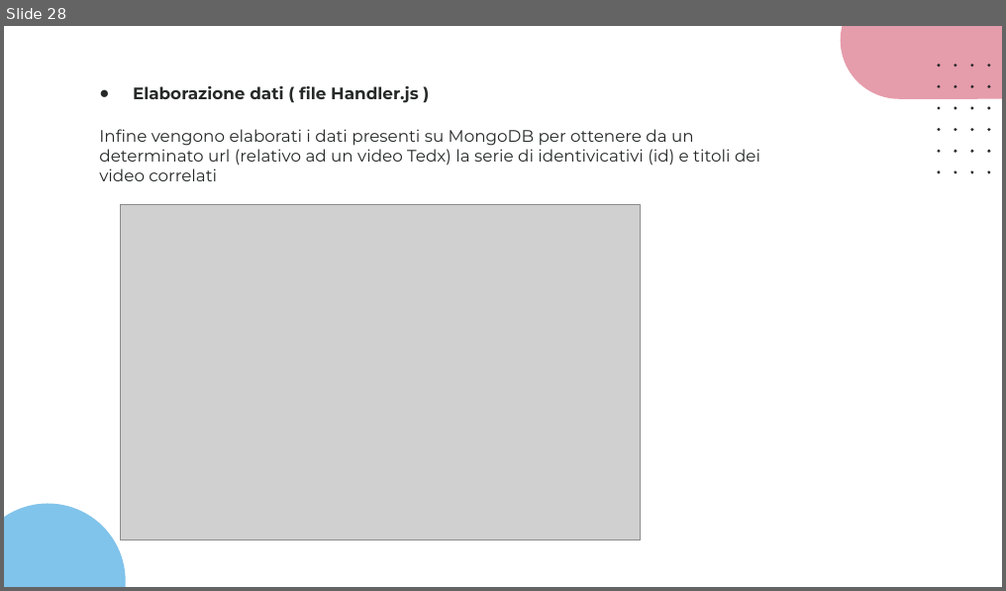
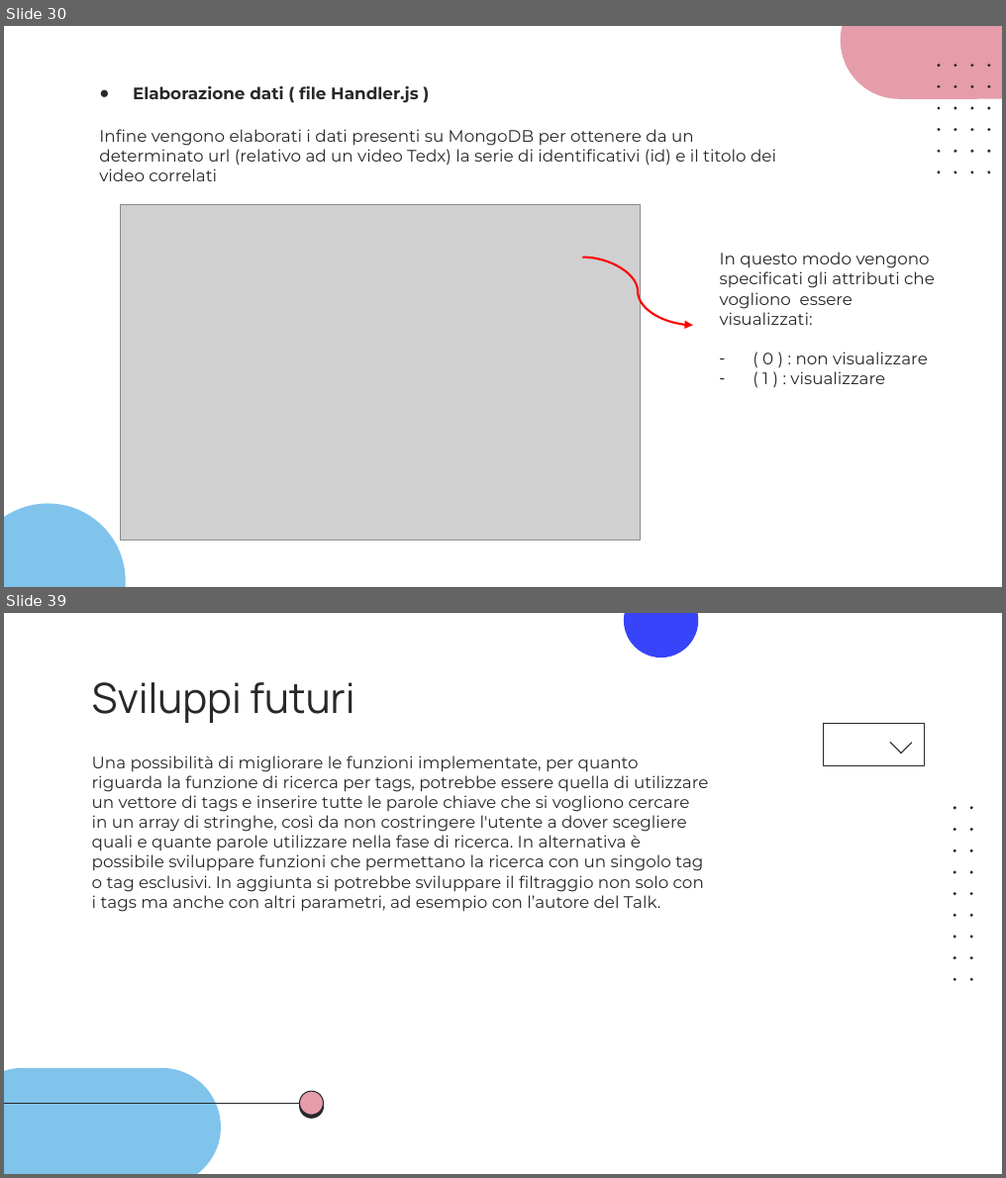
Before and after one commit to giotentori/unibg_cloud_and_mobile, a slide deck: Progetto_TCM/Progetto3.0/CommuniTEDx_3.0.pptx. Shown one above the other, each under a label of ours: slide 28 before the commit, slides 30 and 39 after it; the slides between them are not shown. The pictures are 1006x591 and 1006x1178 pixels, drawn with LibreOffice and Linux fonts; fonts in the diff are those of the drawing; grey boxes stand for pictures. Boxes give left, top, right and bottom in pixels: in the first picture for what was removed or moved away, otherwise in the second. Text is boxed around its words. In the diff, an @@ line names an element or a change of style, - is before the commit and + after.

```diff
--- a/Progetto_TCM/Progetto3.0/CommuniTEDx_3.0.pptx
+++ b/Progetto_TCM/Progetto3.0/CommuniTEDx_3.0.pptx
@@ slide 39 added at [4, 613, 1002, 1174], background #FFFFFF @@
@@ title added at [92, 682, 354, 723], 30 pt, text #262928 @@
+Sviluppi futuri
@@ rectangle added at [824, 724, 924, 765], outline #262928 0.75 pt @@
@@ text added at [92, 756, 708, 912], 12 pt, text #262928 @@
+Una possibilità di migliorare le funzioni implementate, per quanto riguarda la funzione di ricerca per tags, potrebbe essere quella di utilizzare un vettore di tags e inserire tutte le parole chiave che si vogliono cercare
+in un array di stringhe, così da non costringere l'utente a dover scegliere quali e quante parole utilizzare nella fase di ricerca. In alternativa è possibile sviluppare funzioni che permettano la ricerca con un singolo tag o tag esclusivi. In aggiunta si potrebbe sviluppare il filtraggio non solo con i tags ma anche con altri parametri, ad esempio con l’autore del Talk.
@@ line added from (890, 742) to (901, 753), #262928 0.75 pt @@
@@ line added from (912, 743) to (901, 754), #262928 0.75 pt @@
@@ group added at [4, 613, 973, 1174]: 18 freeform shapes, 1 rounded rectangle, 1 ellipse @@
@@ line added from (299, 1103) to (4, 1103), #262928 0.75 pt @@
@@ ellipse added at [299, 1091, 324, 1115], fill #E59CAB, outline #262928 0.75 pt @@
@@ what was slide 28 is now slide 30 @@
@@ slide 30 changed as well @@
@@ text at [99, 129, 776, 181]: text changed @@
-Infine vengono elaborati i dati presenti su MongoDB per ottenere da un determinato url (relativo ad un video Tedx) la serie di identivicativi (id) e titoli dei video correlati
+Infine vengono elaborati i dati presenti su MongoDB per ottenere da un determinato url (relativo ad un video Tedx) la serie di identificativi (id) e il titolo dei video correlati
@@ curved arrow added from (583, 258) to (693, 325), #FF0000 1.5 pt @@
@@ text added at [720, 252, 935, 384], 12 pt, text #262928 @@
+In questo modo vengono specificati gli attributi che vogliono essere visualizzati:
+– ( 0 ) : non visualizzare
+– ( 1 ) : visualizzare
```
Also in this commit, not shown: 5 other slides changed, 10 other slides added, 5 other files.
